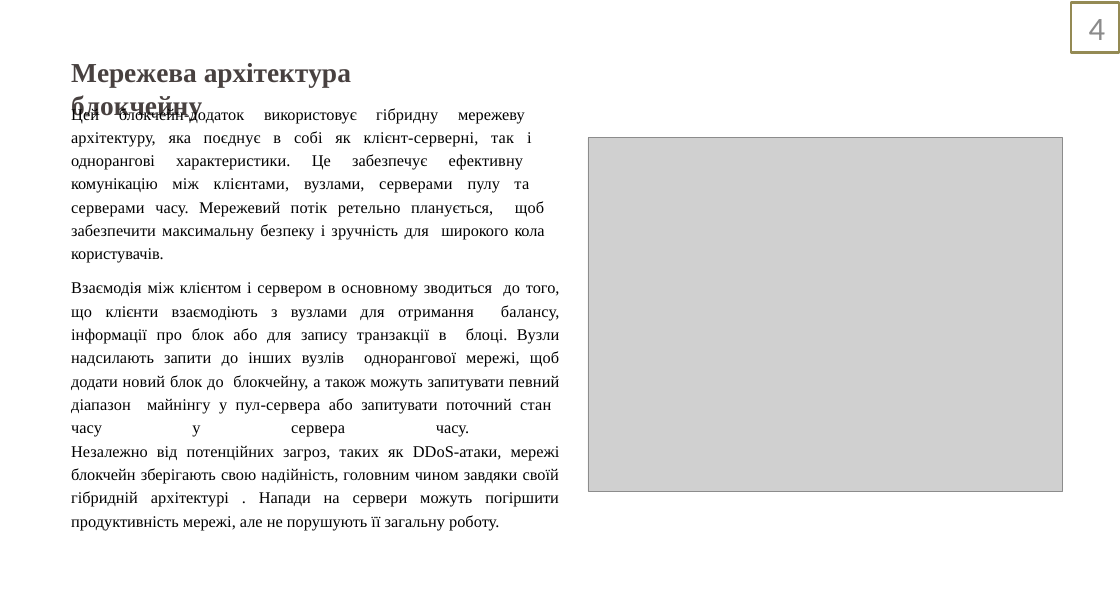
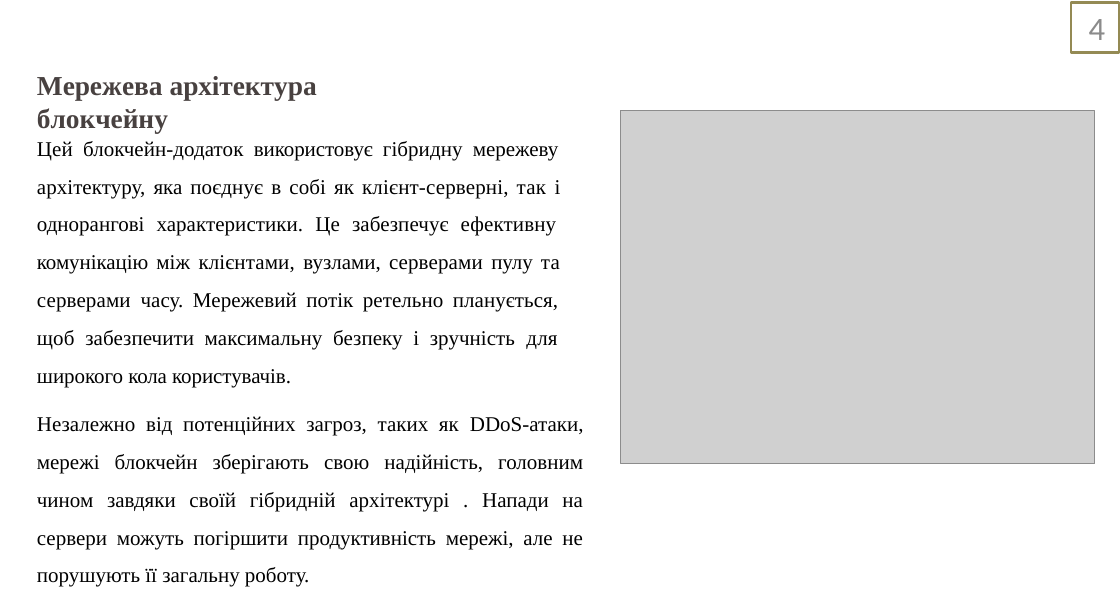
Before and after one commit to Sunr1s/BlockChain, a slide deck: slide 4 of blokchejn-platforma-dlya-avtomatizovanoyi-platizhnoyi-sistemi-zahist-zvitu-z-tehnologichnoyi-praktiki-2023-5-30-16-16-39.pptx. Drawn at 1120x589 pixels with LibreOffice and Linux fonts; fonts in the diff are those of the drawing; grey boxes stand for pictures. Boxes give left, top, right and bottom in pixels: in the first picture for what was removed or moved away, otherwise in the second. Text is boxed around its words. In the diff, an @@ line names an element or a change of style, - is before the commit and + after.

```diff
--- a/blokchejn-platforma-dlya-avtomatizovanoyi-platizhnoyi-sistemi-zahist-zvitu-z-tehnologichnoyi-praktiki-2023-5-30-16-16-39.pptx
+++ b/blokchejn-platforma-dlya-avtomatizovanoyi-platizhnoyi-sistemi-zahist-zvitu-z-tehnologichnoyi-praktiki-2023-5-30-16-16-39.pptx
@@ title "Мережева архітектура блокчейну": place and size @@
-title "Мережева архітектура блокчейну" at [71,63,351,120]
+title "Мережева архітектура блокчейну" at [37,76,317,133]
@@ picture: place and size @@
-picture at [588,138,1062,492]
+picture at [621,111,1095,465]
@@ text "Цей блокчейн-додаток використовує гібридну мережеву ...": place and size @@
-text "Цей блокчейн-додаток використовує гібридну мережеву ..." at [71,106,560,530]
+text "Цей блокчейн-додаток використовує гібридну мережеву ..." at [37,141,584,587]
@@ text at [37,141,561,387]: size 14 to 18 pt in "Цей блокчейн-додаток використовує гібридну мережеву архітект ..."; line spacing 1.19 to 1.5 @@
@@ text at [37,416,584,587]: text changed; size 14 to 18 pt @@
-Взаємодія між клієнтом і сервером в основному зводиться до того, що клієнти взаємодіють з вузлами для отримання балансу, інформації про блок або для запису транзакції в блоці. Вузли надсилають запити до інших вузлів однорангової мережі, щоб додати новий блок до блокчейну, а також можуть запитувати певний діапазон майнінгу у пул-сервера або запитувати поточний стан часу у сервера часу.
-Незалежно від потенційних загроз, таких як DDoS-атаки, мережі блокчейн зберігають свою надійність, головним чином завдяки своїй гібридній архітектурі . Напади на сервери можуть погіршити продуктивність мережі, але не порушують її загальну роботу.
+Незалежно від потенційних загроз, таких як DDoS-атаки, мережі блокчейн зберігають свою надійність, головним чином завдяки своїй гібридній архітектурі . Напади на сервери можуть погіршити продуктивність мережі, але не порушують її загальну роботу.
```
Also in this commit, not shown: 6 other slides changed, 3 slides added, 8 other files.
